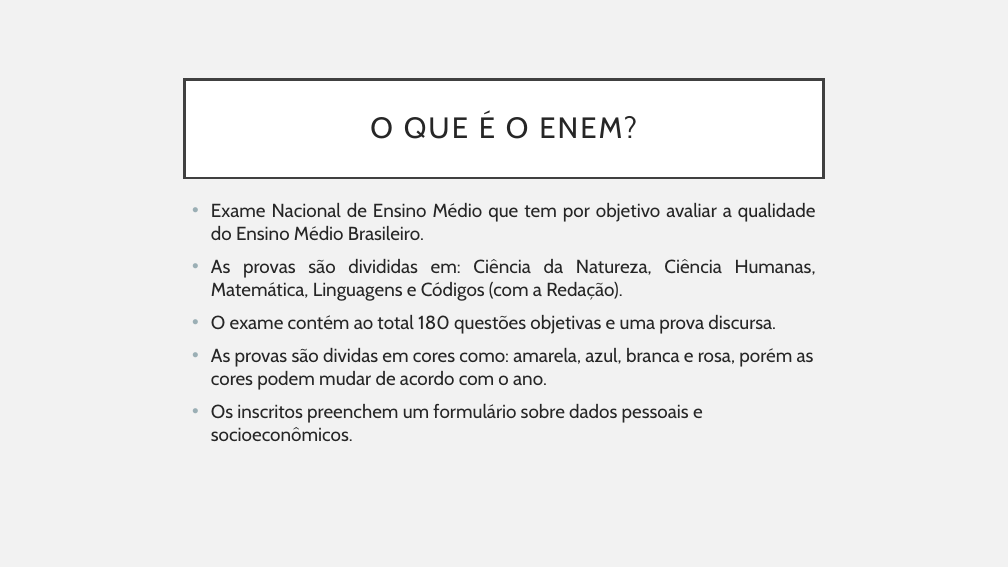
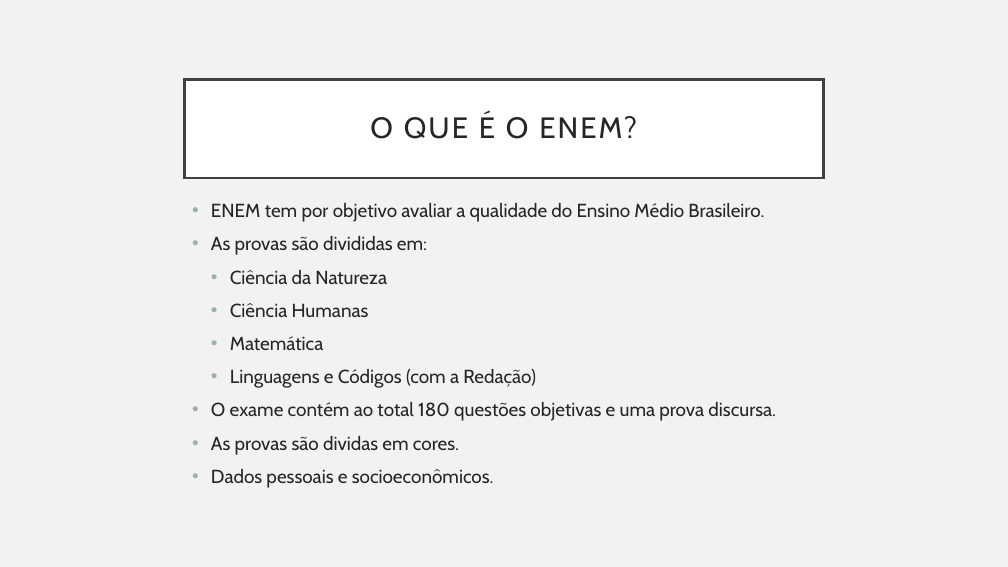
Before and after one commit to martins9/repositoriomonografia, a slide deck: slide 5 of Apresentação_Monografia.pptx. Drawn at 1008x567 pixels with LibreOffice and Linux fonts; fonts in the diff are those of the drawing. Boxes give left, top, right and bottom in pixels: in the first picture for what was removed or moved away, otherwise in the second. Text is boxed around its words. In the diff, an @@ line names an element or a change of style, - is before the commit and + after.

```diff
--- a/Apresentação_Monografia.pptx
+++ b/Apresentação_Monografia.pptx
@@ text at [211, 203, 764, 388]: text changed @@
-• Exame Nacional de Ensino Médio que tem por objetivo avaliar a qualidade do Ensino Médio Brasileiro.
-• As provas são divididas em: Ciência da Natureza, Ciência Humanas, Matemática, Linguagens e Códigos (com a Redação).
+• ENEM tem por objetivo avaliar a qualidade do Ensino Médio Brasileiro.
+• As provas são divididas em:
+  • Ciência da Natureza
+  • Ciência Humanas
+  • Matemática
+  • Linguagens e Códigos (com a Redação)
@@ text at [211, 436, 494, 488]: text changed @@
-• As provas são dividas em cores como: amarela, azul, branca e rosa, porém as cores podem mudar de acordo com o ano.
-• Os inscritos preenchem um formulário sobre dados pessoais e socioeconômicos.
+• As provas são dividas em cores.
+• Dados pessoais e socioeconômicos.
```
Also in this commit, not shown: 10 other slides changed, 1 slide added, 5 slides removed, 1 other file.
